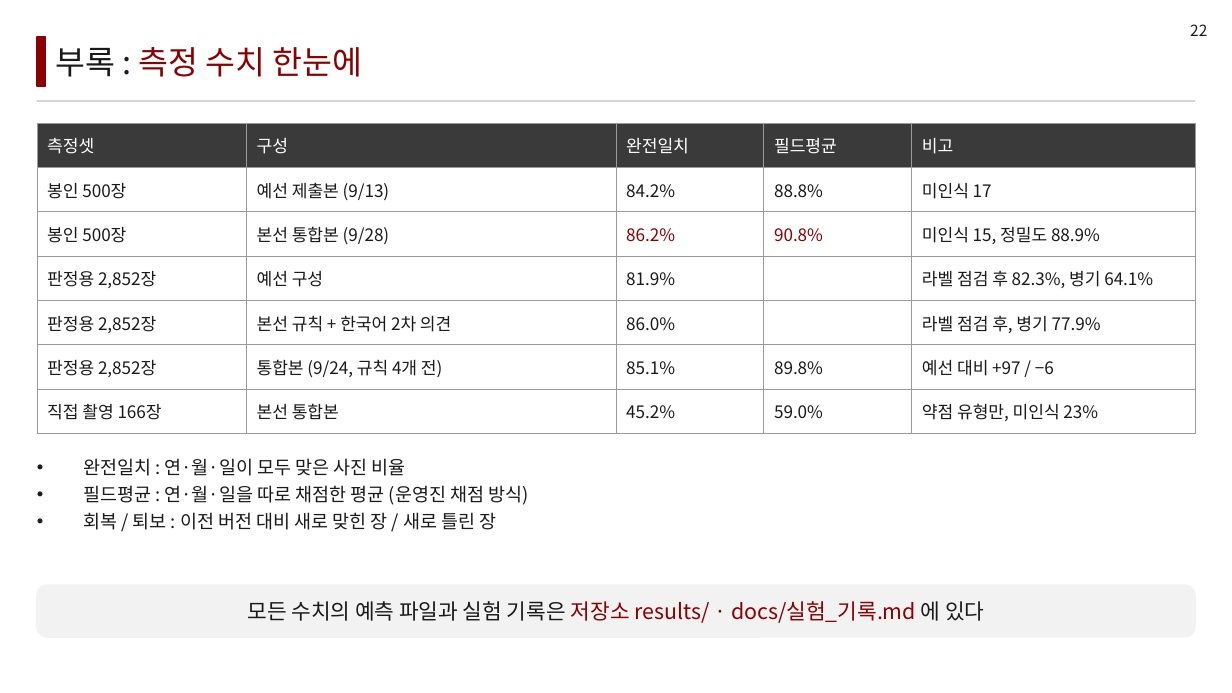
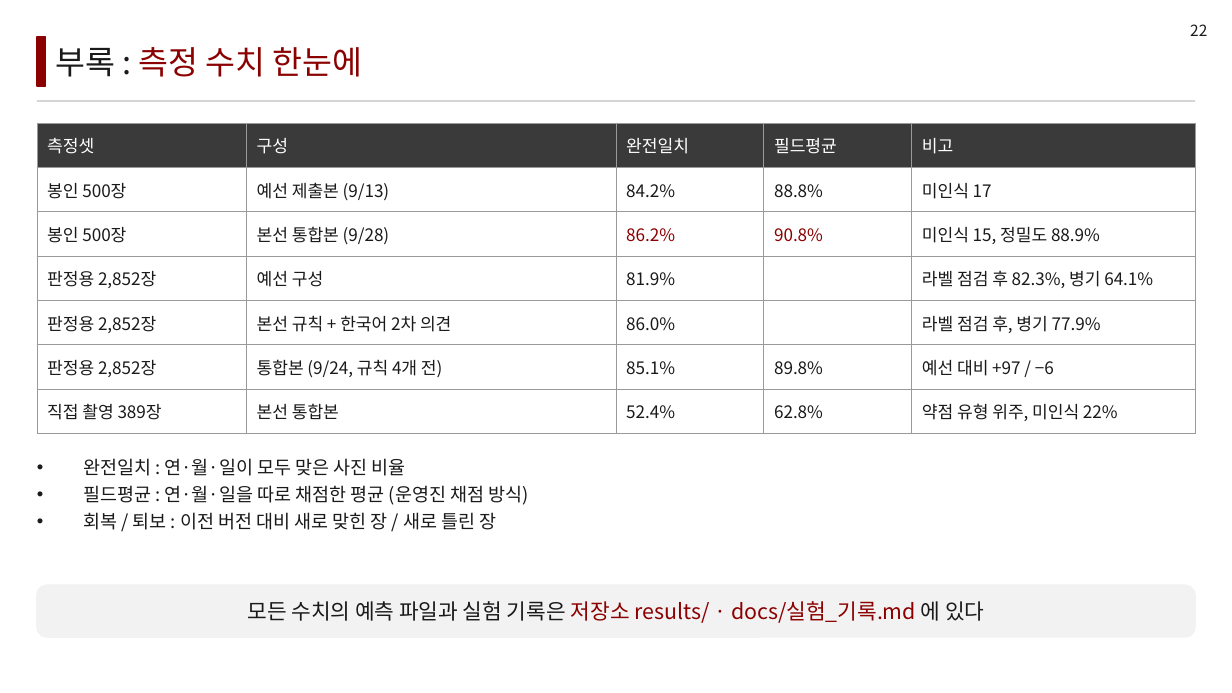
Before and after one commit to LEEbyeongchul/itda3-CODE-subway, a slide deck: slide 22 of 발표/[CODE]_서브웨이_본선발표.pptx. Drawn at 1232x693 pixels with LibreOffice and Linux fonts; fonts in the diff are those of the drawing. Boxes give left, top, right and bottom in pixels: in the first picture for what was removed or moved away, otherwise in the second. Text is boxed around its words. In the diff, an @@ line names an element or a change of style, - is before the commit and + after.

```diff
--- a/발표/[CODE]_서브웨이_본선발표.pptx
+++ b/발표/[CODE]_서브웨이_본선발표.pptx
@@ table at [37,123,1195,434] @@
-row 7: 직접 촬영 166장 | 본선 통합본 | 45.2% | 59.0% | 약점 유형만, 미인식 23%
+row 7: 직접 촬영 389장 | 본선 통합본 | 52.4% | 62.8% | 약점 유형 위주, 미인식 22%
```
Also in this commit, not shown: 2 other slides changed, 8 other files.
